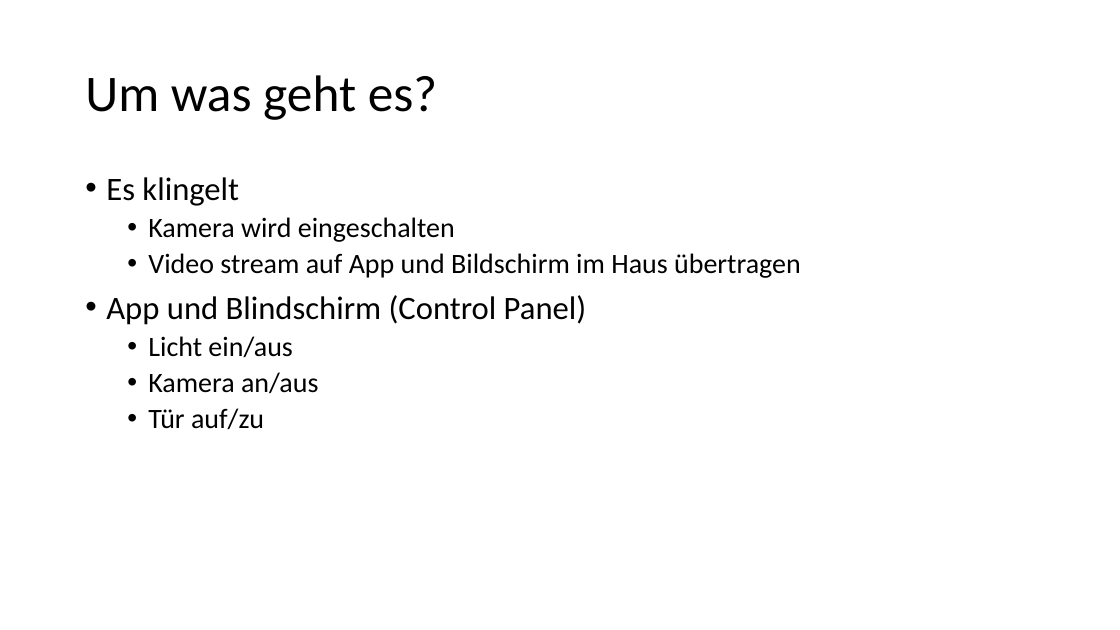
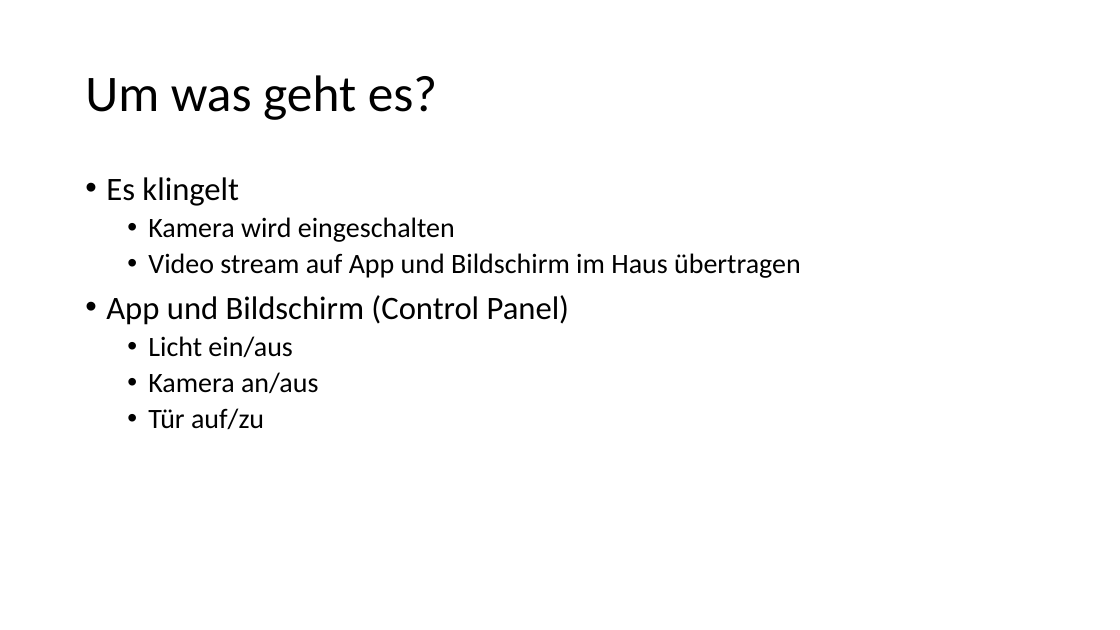
Before and after one commit to ivonnegattringer/MQTT-Project-Nvs, a slide deck: slide 2 of Haustür.pptx. Drawn at 1120x630 pixels with LibreOffice and Linux fonts; fonts in the diff are those of the drawing. Boxes give left, top, right and bottom in pixels: in the first picture for what was removed or moved away, otherwise in the second. Text is boxed around its words. In the diff, an @@ line names an element or a change of style, - is before the commit and + after.

Commit message:
typo

```diff
--- a/Haustür.pptx
+++ b/Haustür.pptx
@@ text at (106, 295, 570, 325): text changed @@
-• App und Blindschirm (Control Panel)
+• App und Bildschirm (Control Panel)
```
